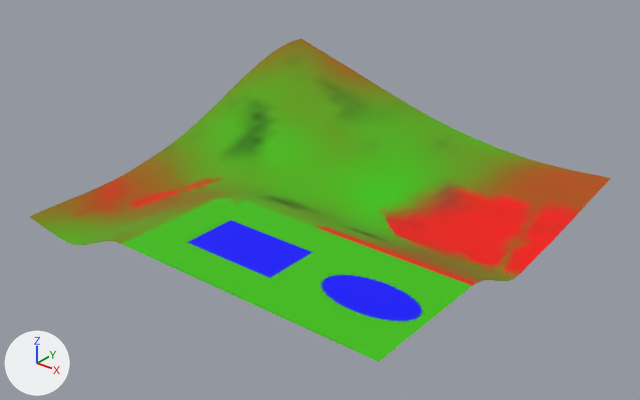
Before and after pictures for a commit that changed the glTF model games/yorimichi/assets/belmonte/meshes/SM_BM_BT_Terrain_2_5.glb.
Before and after are seen from a 50 mm camera at (-79.0, 417.0, 261.0) aimed at (-383.0, 798.0, 25.0). The lights are fixed; the arrows at lower left show +X, +Y and +Z. The picture after the commit comes second.

Names of what the first picture shows: 'SM_BM_BT_Terrain_2_5'.
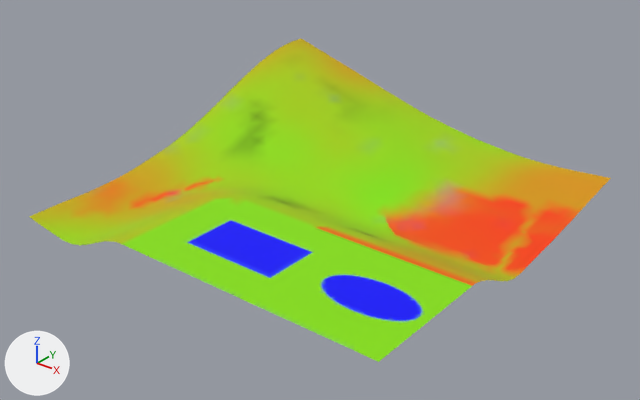
Pixel boxes [x1, y1, x2, y2] of what changed, in the pictures (640 x 400 px):
part 1 of me_sm_bt_terrain_2_5, recoloured (lighter)
    both: [47, 72, 508, 362]
part 2 of me_sm_bt_terrain_2_5, recoloured (red to orange)
    both: [92, 180, 600, 285]
part 3 of me_sm_bt_terrain_2_5, recoloured
    both: [29, 39, 611, 322]

The change, as a list of edits to the scene's bpy script:
```text
Change me_sm_bt_terrain_2_5:
    where me_sm_bt_terrain_2_5.from_pydata(...)  # 2576 vertices, 4965 faces; spans x -512.0..-256.0, y 680.0..936.0, z 12.0..73.0
    used by ob_sm_bm_bt_terrain_2_5; location = (0.0, 0.0, 0.0)
    me_sm_bt_terrain_2_5 part 1: 2448 faces centred in x -510.0..-257.0, y 680.0..933.0, z 13.0..59.0 are repainted in the vertex colours; the middle colour goes from green #3fbb00 to green #88de00
    me_sm_bt_terrain_2_5 part 2: 578 faces centred in x -510.0..-257.0, y 722.0..917.0, z 12.0..30.0 are repainted in the vertex colours; the middle colour goes from red #de2000 to orange #f06300
    me_sm_bt_terrain_2_5 part 3: 1556 faces centred in x -510.0..-257.0, y 681.0..933.0, z 12.0..72.0 are repainted in the vertex colours; the middle colour goes from dark yellow #6c6e00 to yellow #aeaf00
```
